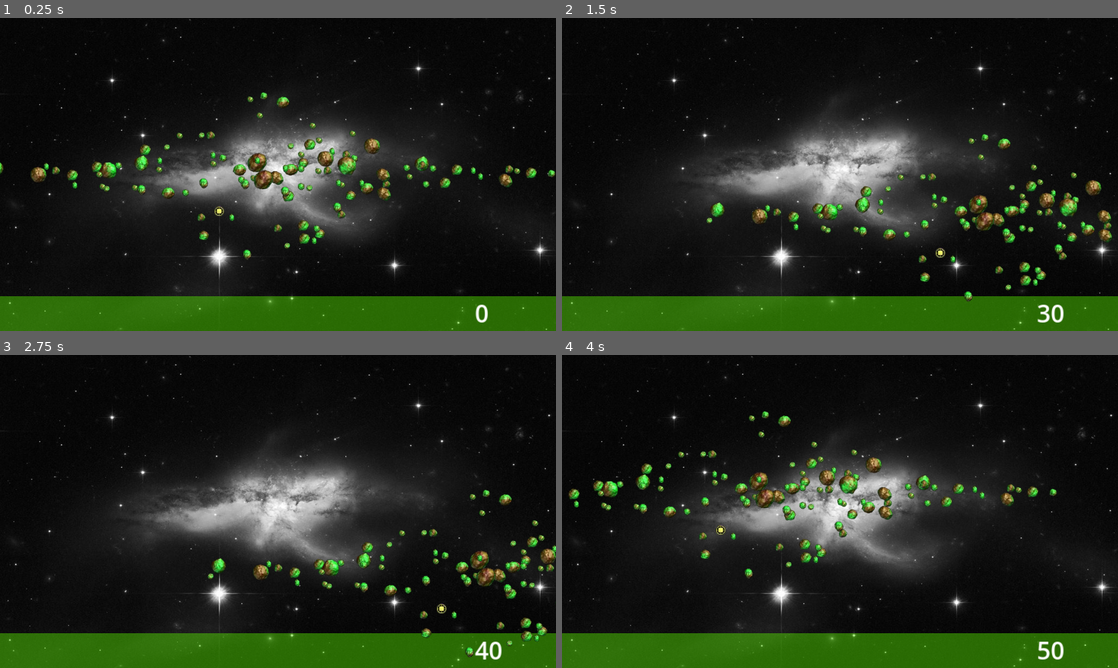
Above: before the commit, frames 1-4 (two rows, left to right).
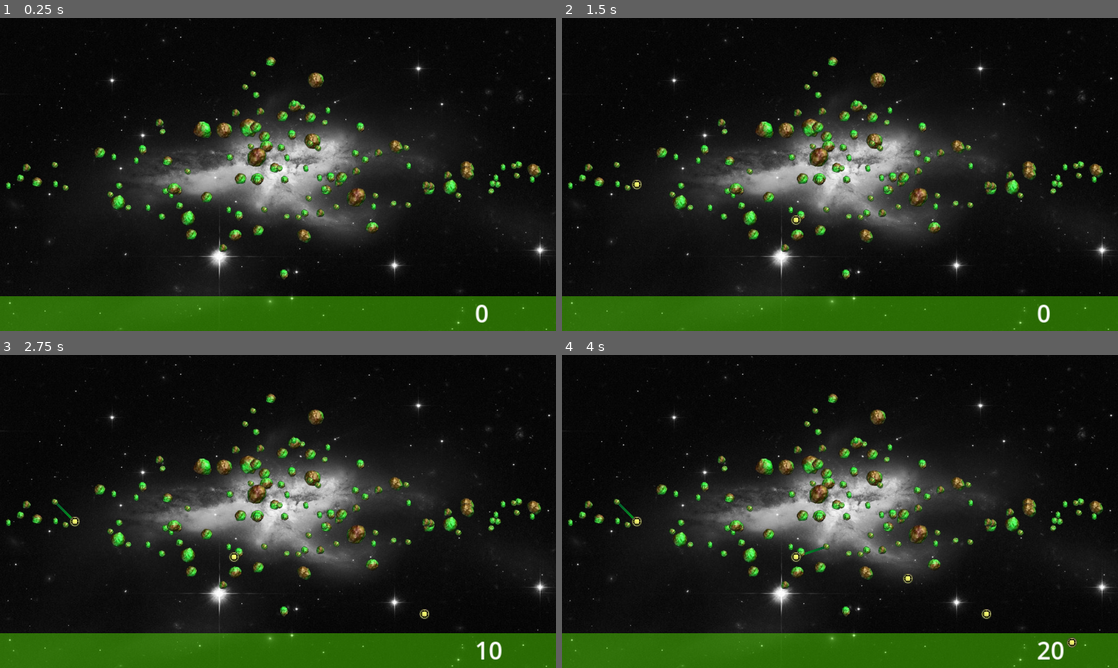
Above: after the commit, the same moments.

Repository: ramhacks/space-game-remake
Game: Godot game, scene res://survival.tscn
The game is run twice, just before and just after one commit, with the same random seed, the same clock (stepped at 60 frames per second) and the same inputs.
Inputs (mouse positions are in pixels of both pictures, inside the frame that each line leads up to):
- Up to frame 1 (0.25 s): no input
- Up to frame 2 (1.5 s): tap Enter at 0.5 s; drag from (634, 183) to (762, 218) at 0.52 s; tap Space at 1.25 s; drag from (795, 221) to (890, 249) at 1.27 s
- Up to frame 3 (2.75 s): tap Enter at 2 s; move the mouse to (422, 614) at 2.02 s; hold Right (move_right) from 2.03 s (still down); click (422, 614) at 2.17 s
- Up to frame 4 (4 s): release Right (move_right) at 2.75 s; drag from (1073, 642) to (890, 586) at 2.77 s; tap Space at 3.5 s; drag from (906, 580) to (806, 558) at 3.52 s

The runs differ from the first frame. In frame 1, 7.3% of the frame differs, in the area x 0-100%, y 12-84%; in frame 2, 7.5%; in frame 3, 6.9%; in frame 4, 7.7%, in the area x 1-98%, y 12-98%.

Commit message:
collision_fix
changed asteroid to static body to improve collision detection

Diff:
--- a/the-space-game/Asteroid GD/Asteroid_Script.gd
+++ b/the-space-game/Asteroid GD/Asteroid_Script.gd
@@ -69,13 +69,3 @@
 		return 0
 
 	print("Remaining Resources: " + self.resources)
-
-
-# Called every frame. 'delta' is the elapsed time since the previous frame.
-func _process(delta: float) -> void:
-	pass
-
-func _on_area_2d_input_event(viewport: Node, event: InputEvent, shape_idx: int) -> void:
-	if event is InputEventMouseButton and event.pressed:
-		if event.button_index == MOUSE_BUTTON_LEFT:
-			extractresources(10)
--- a/the-space-game/Asteroid GD/asteroid_collision.gd
+++ b/the-space-game/Asteroid GD/asteroid_collision.gd
@@ -1,6 +1,7 @@
-extends Area2D
+extends StaticBody2D
 
 
+var cur_name = "asteroid"
 
 # Called when the node enters the scene tree for the first time.
 func _ready() -> void:
@@ -10,3 +11,12 @@
 # Called every frame. 'delta' is the elapsed time since the previous frame.
 func _process(delta: float) -> void:
 	pass
+
+
+func extract(amount):
+	var sprite = self.get_node("Sprite2D")
+	sprite.extractresources(amount)
+
+func get_resource_amount():
+	var sprite = self.get_node("Sprite2D")
+	return sprite.resources
--- a/the-space-game/Asteroid GD/asteroid_gen.gd
+++ b/the-space-game/Asteroid GD/asteroid_gen.gd
@@ -20,8 +20,8 @@
 
 	var angle = 11 #w
 
-	var height = 180 # how tall it is, every iteration make smaller to generate asteroid along it
-	var width =  140#how wide the wave is
+	var height = 250 # how tall it is, every iteration make smaller to generate asteroid along it
+	var width =  170#how wide the wave is
 
 
 
@@ -35,10 +35,10 @@
    #do this by getting distance from center, the closer it is the higher the chance of placing it
 
 
-	var asteroid_x_spread = 10 #spread of asteroids over the x-axis
+	var asteroid_x_spread = 9 #spread of asteroids over the x-axis
 
 
-	var loopamount = 15 #amount of times to iterate over smaller wave
+	var loopamount = 16 #amount of times to iterate over smaller wave
 	for j in range(0, loopamount):
 		var random_chance_change = random.randf_range(1.5,2)
 		var asteroid_separation = random.randf_range(1, 3)  #amount asteroids are separated over the x axis
--- a/the-space-game/Asteroid_Gen/asteroid.tscn
+++ b/the-space-game/Asteroid_Gen/asteroid.tscn
@@ -5,8 +5,9 @@
 
 [sub_resource type="CircleShape2D" id="CircleShape2D_fbfk6"]
 
-[node name="Asteroid" type="Area2D"]
+[node name="Asteroid" type="StaticBody2D"]
 z_index = 1
+collision_layer = 2
 script = ExtResource("1_8gv7b")
 
 [node name="Sprite2D" type="Sprite2D" parent="."]
@@ -15,6 +16,3 @@
 
 [node name="CollisionShape2D" type="CollisionShape2D" parent="."]
 shape = SubResource("CircleShape2D_fbfk6")
-
-[connection signal="input_event" from="." to="Sprite2D" method="_on_area_2d_input_event"]
-[connection signal="mouse_entered" from="." to="Sprite2D" method="_on_area_2d_mouse_entered"]
--- /dev/null
+++ b/the-space-game/area_2d.gd
@@ -0,0 +1,37 @@
+extends Area2D
+
+signal spawn_tower(type, pos)
+
+
+var cam
+
+var mouse_start_pos
+var screen_start_position
+
+var dragging = false
+
+func _ready() -> void:
+	cam = get_node("Camera2D")
+
+func _input(event):
+	if event is InputEventMouseButton:
+		if event.is_pressed():
+
+
+			mouse_start_pos = event.position
+			screen_start_position = position
+
+			if event.button_index == MOUSE_BUTTON_LEFT:
+				var pos_to_send = mouse_start_pos/cam.zoom + screen_start_position
+				spawn_tower.emit("miner", pos_to_send)
+
+			if event.button_index == 3:
+				dragging = true
+		else:
+			dragging = false
+
+
+
+
+	elif event is InputEventMouseMotion and dragging:
+		position = (mouse_start_pos - event.position) + screen_start_position
--- a/the-space-game/survival.gd
+++ b/the-space-game/survival.gd
@@ -1,29 +1,30 @@
 extends Node2D
 
-#global variables below:
+var tower
+
+var cur_name = "camera"
+
+# Called when the node enters the scene tree for the first time.
+func _ready() -> void:
+
+	var asteroid_scene = preload("res://Asteroid_Gen/asteroid_field.tscn")
+	var instance = asteroid_scene.instantiate()
+	self.add_child(instance)
+	#temporary just to test miner tower
+
+	tower = preload("res://towers/Miner/miner.tscn")
+
+
+# Called every frame. 'delta' is the elapsed time since the previous frame.
+func _process(delta: float) -> void:
+	self.get_node("CanvasLayer/Resources").text = str(Globals.resources)
 
 
 
 
 
-# Called when the node enters the scene tree for the first time.
-func _ready() -> void:
+func _on_area_2d_spawn_tower(type: Variant, pos: Variant) -> void:
 
-	var scene = preload("res://Asteroid_Gen/asteroid_field.tscn")
-	var instance = scene.instantiate()
-	self.add_child(instance)
-	#temporary just to test miner tower
-
-	var tower = preload("res://towers/Miner/miner.tscn")
 	var miner = tower.instantiate()
+	miner.position = pos
 	self.add_child(miner)
-
-
-
-
-
-
-
-# Called every frame. 'delta' is the elapsed time since the previous frame.
-func _process(delta: float) -> void:
-	self.get_node("CanvasLayer/Resources").text = str(Globals.resources)
--- a/the-space-game/survival.tscn
+++ b/the-space-game/survival.tscn
@@ -1,8 +1,11 @@
-[gd_scene load_steps=5 format=3 uid="uid://cf5pqleati37r"]
+[gd_scene load_steps=6 format=3 uid="uid://cf5pqleati37r"]
 
 [ext_resource type="Script" path="res://survival.gd" id="1_e2foe"]
-[ext_resource type="Script" path="res://Other_Scripts/camera_2d.gd" id="2_whqux"]
+[ext_resource type="Script" path="res://area_2d.gd" id="2_fmvyw"]
 [ext_resource type="Texture2D" uid="uid://byomb7sbq1xd2" path="res://images/image(1).jpg" id="3_vqmru"]
+
+[sub_resource type="RectangleShape2D" id="RectangleShape2D_fy202"]
+size = Vector2(1152, 722)
 
 [sub_resource type="LabelSettings" id="LabelSettings_a1qks"]
 font_size = 50
@@ -11,9 +14,19 @@
 [node name="Survival" type="Node2D"]
 script = ExtResource("1_e2foe")
 
-[node name="Camera2D" type="Camera2D" parent="."]
+[node name="Camera_Area" type="Area2D" parent="."]
+collision_layer = 0
+collision_mask = 0
+monitoring = false
+monitorable = false
+script = ExtResource("2_fmvyw")
+
+[node name="Camera2D" type="Camera2D" parent="Camera_Area"]
 position = Vector2(575, 325)
-script = ExtResource("2_whqux")
+
+[node name="CollisionShape2D" type="CollisionShape2D" parent="Camera_Area"]
+position = Vector2(576, 351)
+shape = SubResource("RectangleShape2D_fy202")
 
 [node name="CanvasLayer" type="CanvasLayer" parent="."]
 layer = -1
@@ -35,3 +48,5 @@
 offset_right = 1148.0
 offset_bottom = 645.0
 label_settings = SubResource("LabelSettings_a1qks")
+
+[connection signal="spawn_tower" from="Camera_Area" to="." method="_on_area_2d_spawn_tower"]
--- a/the-space-game/towers/Miner/mine.gd
+++ b/the-space-game/towers/Miner/mine.gd
@@ -1,4 +1,6 @@
 extends Area2D
+
+var cur_name = "miner"
 
 var timer
 
@@ -8,7 +10,7 @@
 
 var loaded = false
 
-var powered = true #is this node powered? once set to true it will mine once
+var powered = false #is this node powered? once set to true it will mine once
 
 
 # Called when the node enters the scene tree for the first time.
@@ -26,10 +28,8 @@
 	pass
 
 func _physics_process(delta):
-
 	if Input.is_action_pressed("move_right"):
 		#simulate the node getting power
-
 		powered = true
 
 
@@ -37,17 +37,23 @@
 
 func _on_timer_timeout() -> void:
 
-	if !loaded:
-		child.change_collision_list(self.get_overlapping_areas())
-		loaded = true
-
 
 	#if powered mine, else on the next 2 sec cycle delete the mining laser graphic
 	if(!powered):
 		line_node.clear_points()
+
+		powered = true #remove
+
 	else:
-		child.mine(line_node)
+		child = self.get_node("Sprite2D")
+		if(child):
+			child.mine(line_node)
 		powered = false
 
 
 	timer.start()
+
+
+
+func _on_body_entered(body: Node2D) -> void:
+	child.change_collision_list(body)
--- a/the-space-game/towers/Miner/miner.gd
+++ b/the-space-game/towers/Miner/miner.gd
@@ -2,7 +2,7 @@
 
 
 
-var asteroids_in_range = {}
+var asteroids_in_range = []
 var upgrade_level = 1
 
 var upgrade_resource_drain = {
@@ -15,58 +15,49 @@
 var valid = false
 var current_drained
 
-var powered = true # temporary until power is implemented
 
+signal force_change_collision
 
 # Called when the node enters the scene tree for the first time.
 func _ready() -> void:
 	pass
 
 
-func distance(input_vector, target_vector):
-	#calculate distance between 2 points to find the smallest
-	var p1 = (target_vector.x - input_vector.x)**2
-	var p2 = (target_vector.y - input_vector.y)**2
-	return sqrt(p1+p2)
+
 
 # Called every frame. 'delta' is the elapsed time since the previous frame.
 func _process(delta: float) -> void:
-	for asteroid in asteroids_in_range:
-		if !closest:
-			closest = asteroids_in_range[asteroid]
-		else:
-			if(distance(self.position, asteroids_in_range[asteroid].global_position) < distance(self.position, closest.global_position)  or current_drained):
-				closest = asteroids_in_range[asteroid]
-				current_drained = true
-				valid = true
+	pass
 
 
 func mine(line_node):
-	line_node.clear_points()
-	if(valid and powered): #only mine if there is a node nearby and powered
-		line_node.add_point(to_local(self.global_position))
-		line_node.add_point(to_local(closest.global_position))
+	if closest:
+	#only mine if there is a node nearby and powered
+		#create mining laser graphic
+		if(closest.cur_name == "asteroid"):
+			if(closest.get_resource_amount() > 0):
+				line_node.add_point(to_local(self.global_position))
+				line_node.add_point(to_local(closest.global_position))
+				closest.extract(upgrade_resource_drain[upgrade_level])
+			#print(closest, closest.get_node("Sprite2D").resources)
+				if(closest.get_resource_amount() <= 0):
+					#asteroid is empty, move to next available asteroid in range
+					current_drained = true
+					asteroids_in_range.pop_back()
+					if(len(asteroids_in_range)):
+						closest = asteroids_in_range[0]
+					else:
+						force_change_collision.emit()
+						closest = false
 
-		#create mining laser graphic
 
-		closest.get_node("Sprite2D").extractresources(upgrade_resource_drain[upgrade_level])
-		#print(closest, closest.get_node("Sprite2D").resources)
-		if(closest.get_node("Sprite2D").resources <= 0):
-			#asteroid is empty, move to next available asteroid in range
-			current_drained = true
-			closest.get_node("Sprite2D").assign_empty_texture()
-			asteroids_in_range.erase(closest)
-			valid = false
 
 
 
 
 #when miner is powered, start to mine
-func recieve_power():
-	powered = true
+
 
 func change_collision_list(asteroids):
-	if(len(asteroids_in_range) != len(asteroids)):
-		asteroids_in_range = {}
-		for rock in asteroids:
-			asteroids_in_range[rock] = rock
+	closest = asteroids
+	asteroids_in_range.append(asteroids)
--- a/the-space-game/towers/Miner/miner.tscn
+++ b/the-space-game/towers/Miner/miner.tscn
@@ -11,12 +11,13 @@
 metadata/_snap_count = 12
 
 [sub_resource type="CircleShape2D" id="CircleShape2D_rqckh"]
-radius = 38.0526
+radius = 58.1378
 
 [node name="Miner" type="Area2D"]
 z_index = 1
 position = Vector2(453, 401)
-collision_mask = 3
+collision_layer = 2
+collision_mask = 2
 script = ExtResource("1_2thg4")
 
 [node name="Mining_Laser" type="Line2D" parent="."]
@@ -35,7 +36,8 @@
 
 [node name="Timer" type="Timer" parent="."]
 
-[connection signal="area_entered" from="." to="." method="_on_area_entered"]
 [connection signal="area_entered" from="." to="Sprite2D" method="_on_miner_area_entered"]
 [connection signal="area_exited" from="." to="Sprite2D" method="_on_miner_area_exited"]
+[connection signal="body_entered" from="." to="." method="_on_body_entered"]
+[connection signal="force_change_collision" from="Sprite2D" to="." method="_on_sprite_2d_force_change_collision"]
 [connection signal="timeout" from="Timer" to="." method="_on_timer_timeout"]
Not shown, added: the-space-game/sur1079.tmp
Not shown, added: the-space-game/sur7433.tmp
Not shown, added: the-space-game/sur8434.tmp
